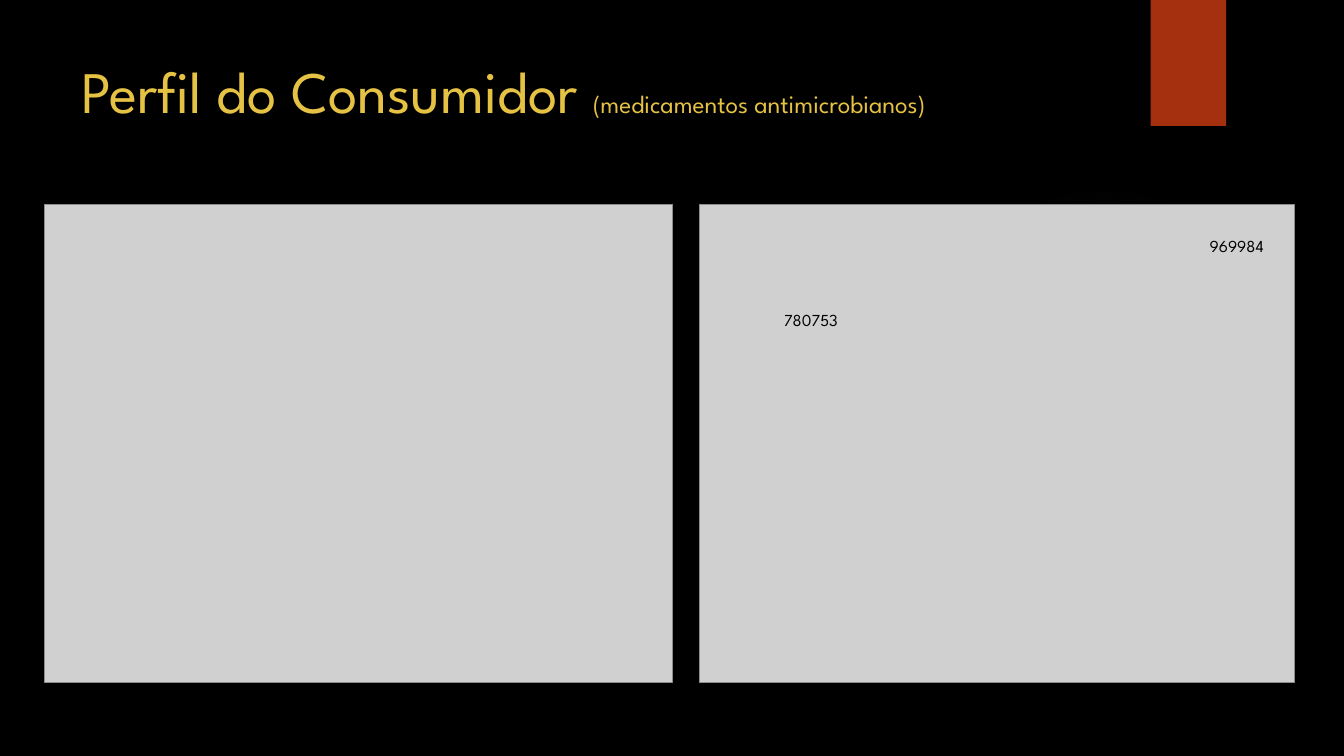
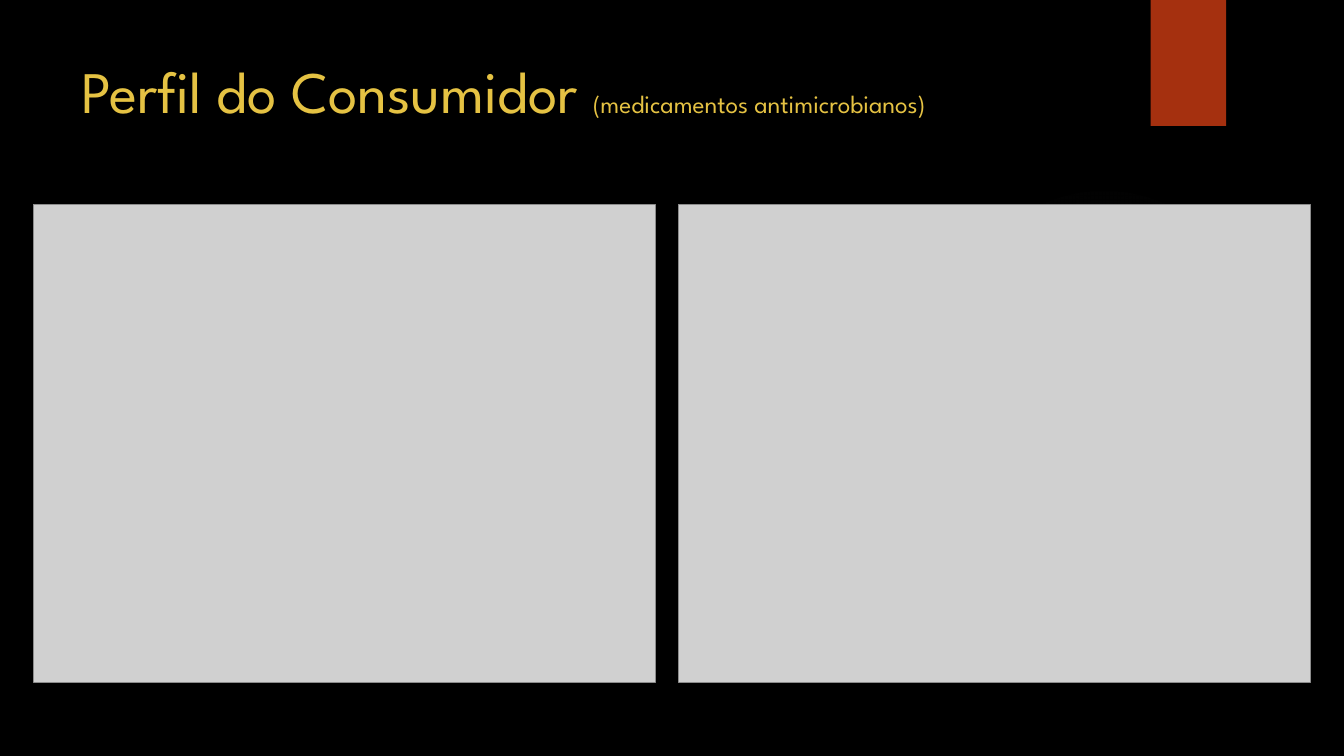
Before and after one commit to liliansom/med_ind, a slide deck: slide 4 of Analise de Vendas Farmaceuticas.pptx. Drawn at 1344x756 pixels with LibreOffice and Linux fonts; fonts in the diff are those of the drawing; grey boxes stand for pictures; background and template pictures are left out. Boxes give left, top, right and bottom in pixels: in the first picture for what was removed or moved away, otherwise in the second. Text is boxed around its words. In the diff, an @@ line names an element or a change of style, - is before the commit and + after.

```diff
--- a/Analise de Vendas Farmaceuticas.pptx
+++ b/Analise de Vendas Farmaceuticas.pptx
@@ picture: place and size @@
-picture at <box>44,205,673,683</box>
+picture at <box>34,205,656,683</box>
@@ picture: place and size @@
-picture at <box>700,205,1296,683</box>
+picture at <box>679,205,1311,683</box>
@@ text removed at <box>1210,240,1264,252</box> @@
-969984
@@ text removed at <box>784,314,838,326</box> @@
-780753
```
Also in this commit, not shown: 3 other slides changed, 1 other file.
